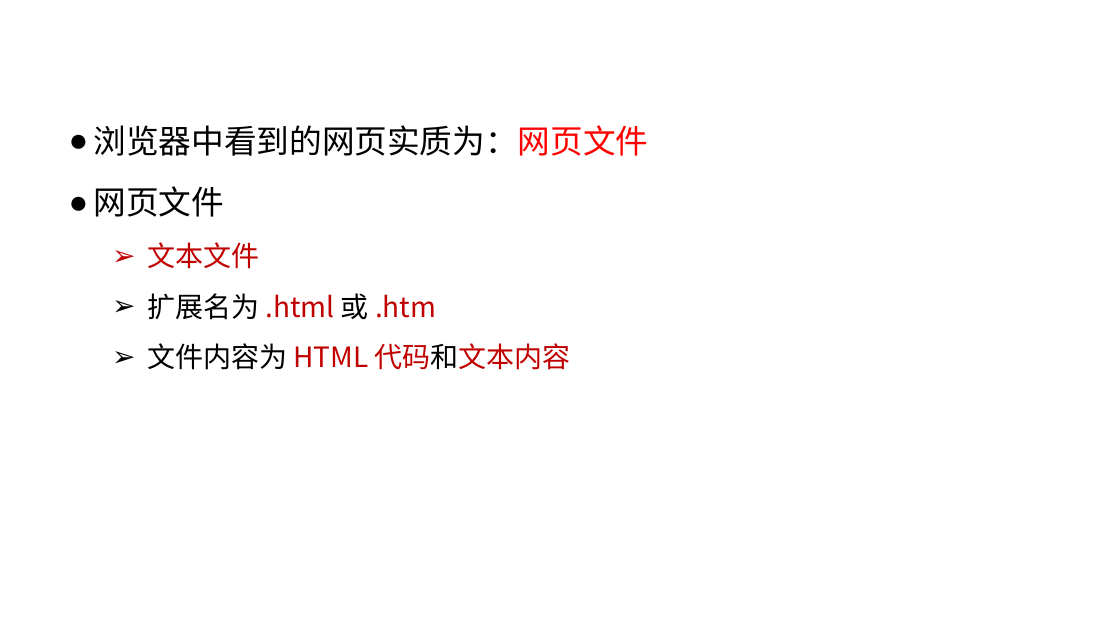
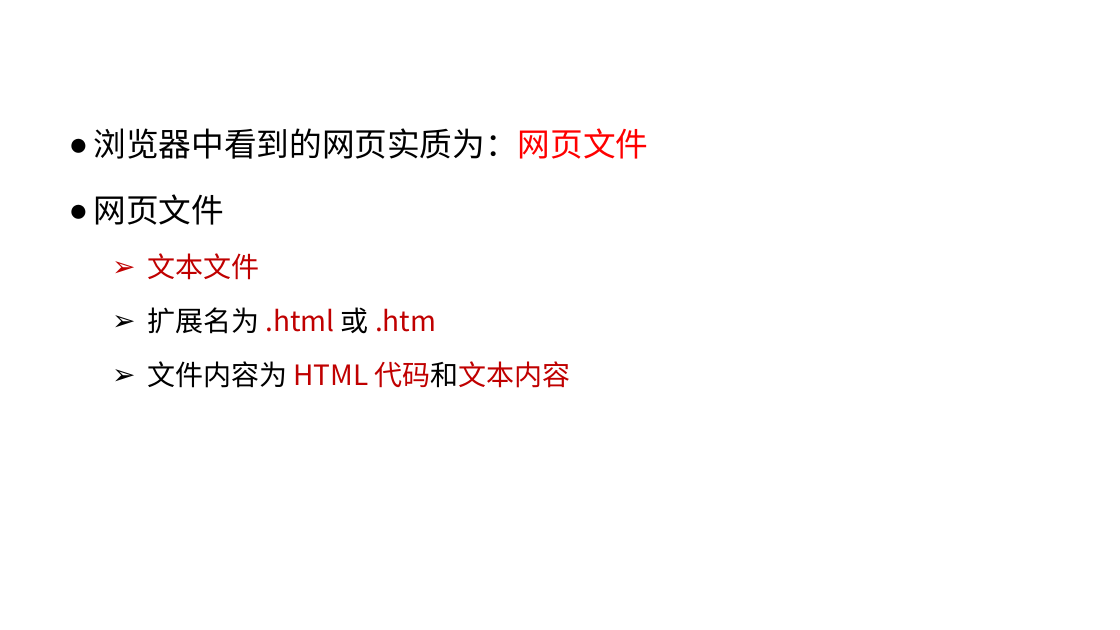
Before and after one commit to edu2act/course-web1, a slide deck: slide 6 of materials/slides/ch02-htmlBasic1.pptx. Drawn at 1120x630 pixels with LibreOffice and Linux fonts; fonts in the diff are those of the drawing; background and template pictures are left out. Boxes give left, top, right and bottom in pixels: in the first picture for what was removed or moved away, otherwise in the second. Text is boxed around its words. In the diff, an @@ line names an element or a change of style, - is before the commit and + after.

```diff
--- a/materials/slides/ch02-htmlBasic1.pptx
+++ b/materials/slides/ch02-htmlBasic1.pptx
@@ text "浏览器中看到的网页实质为：网页文件" at (94, 128, 649, 388): line spacing 1.4 to 1.5; line spacing 1.3 to 1.4 @@
```
Also in this commit, not shown: 8 other slides changed, 3 slides added, 9 other files.
